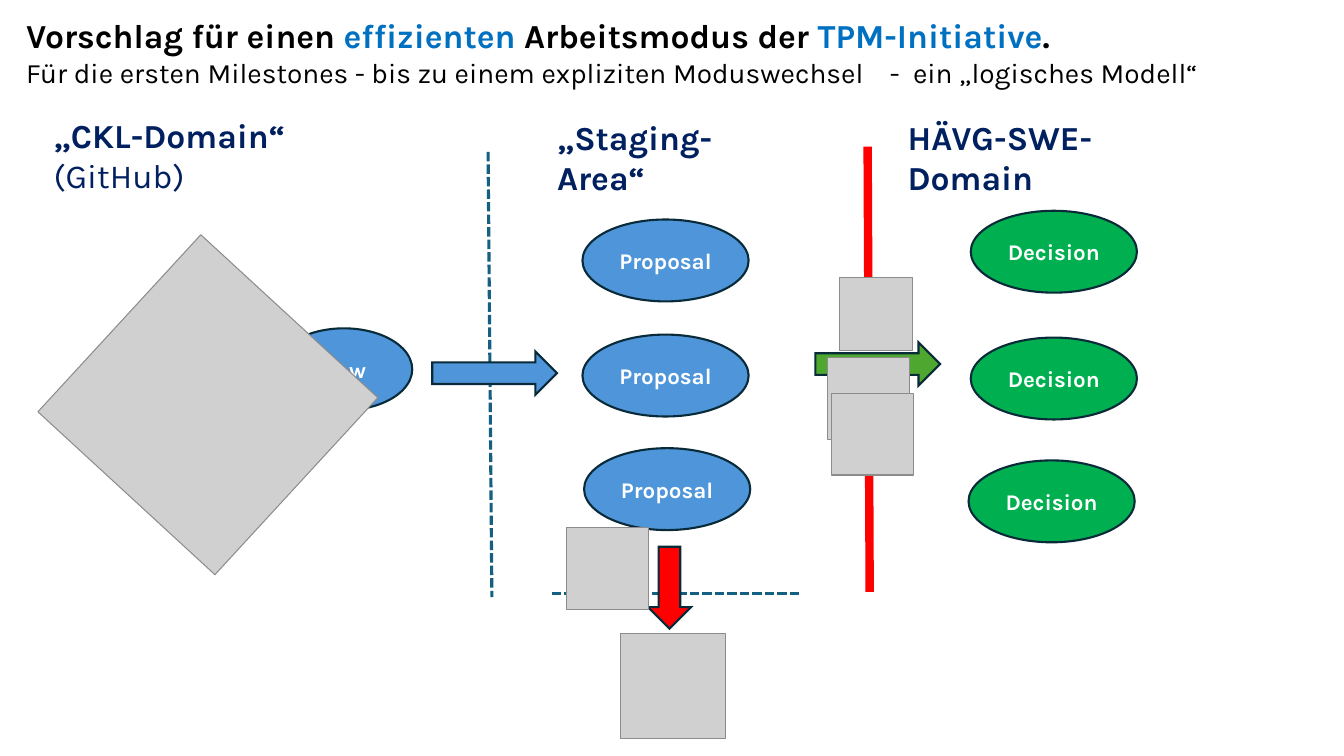
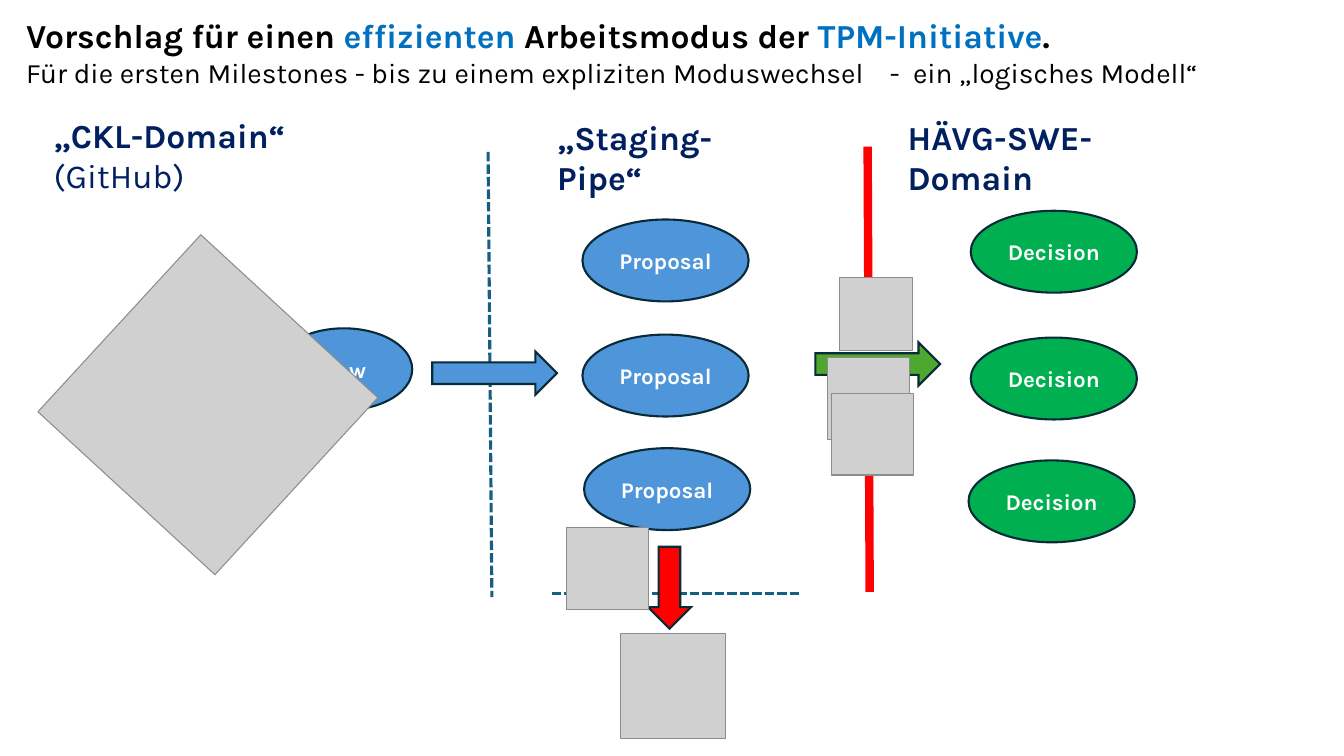
Before and after one commit to ckluth/josyn-platform, a slide deck: slide 7 of josyn-intro.pptx. Drawn at 1344x756 pixels with LibreOffice and Linux fonts; fonts in the diff are those of the drawing; grey boxes stand for pictures. Boxes give left, top, right and bottom in pixels: in the first picture for what was removed or moved away, otherwise in the second. Text is boxed around its words. In the diff, an @@ line names an element or a change of style, - is before the commit and + after.

```diff
--- a/josyn-intro.pptx
+++ b/josyn-intro.pptx
@@ text at [557, 126, 712, 198]: text changed @@
-„Staging-Area“
+„Staging-Pipe“
```
Also in this commit, not shown: 2 other slides changed, 1 slide added.
